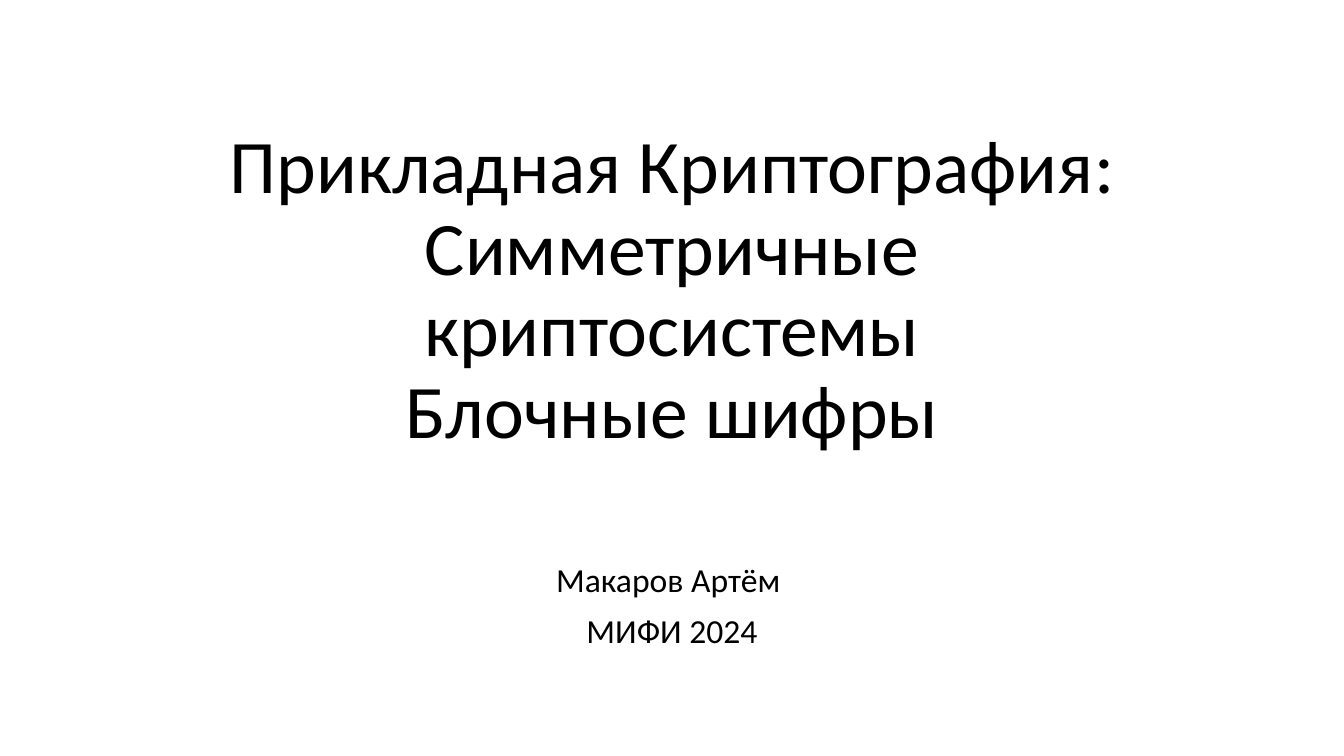
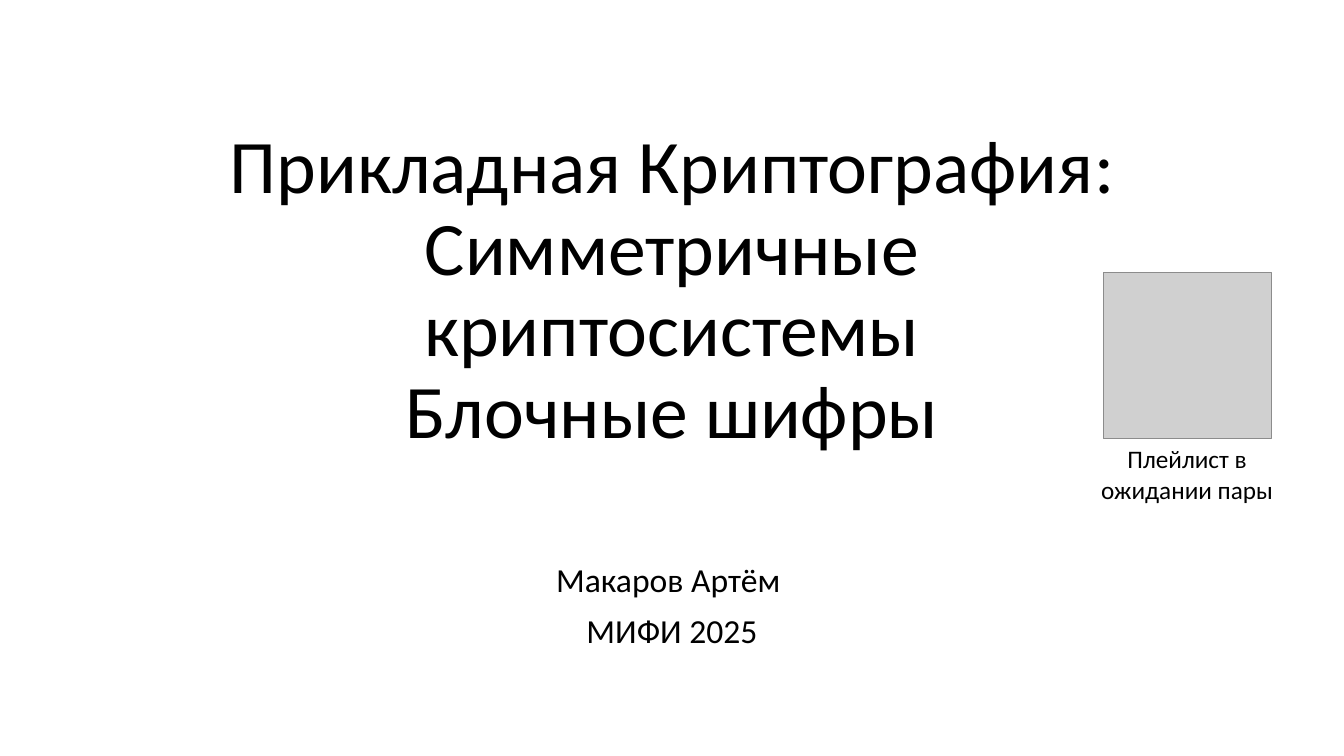
Before and after one commit to CryptoCourse/CryptoLectures, a slide deck: slide 1 of Lectures/Lecture4.pptx. Drawn at 1344x756 pixels with LibreOffice and Linux fonts; fonts in the diff are those of the drawing; grey boxes stand for pictures. Boxes give left, top, right and bottom in pixels: in the first picture for what was removed or moved away, otherwise in the second. Text is boxed around its words. In the diff, an @@ line names an element or a change of style, - is before the commit and + after.

```diff
--- a/Lectures/Lecture4.pptx
+++ b/Lectures/Lecture4.pptx
@@ picture added at bbox=[1103, 273, 1271, 440] @@
@@ text added at bbox=[1101, 451, 1273, 503], 18 pt, text #000000 @@
+Плейлист в ожидании пары
@@ subtitle at bbox=[586, 620, 757, 644]: text changed @@
-МИФИ 2024
+МИФИ 2025
```
Also in this commit, not shown: 2 other files.
